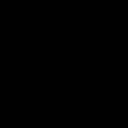
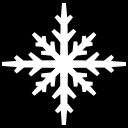
Layer changes from the first 128 x 128 image to the second:
showed "Ice", painted on it over (2, 3, 126, 125)
